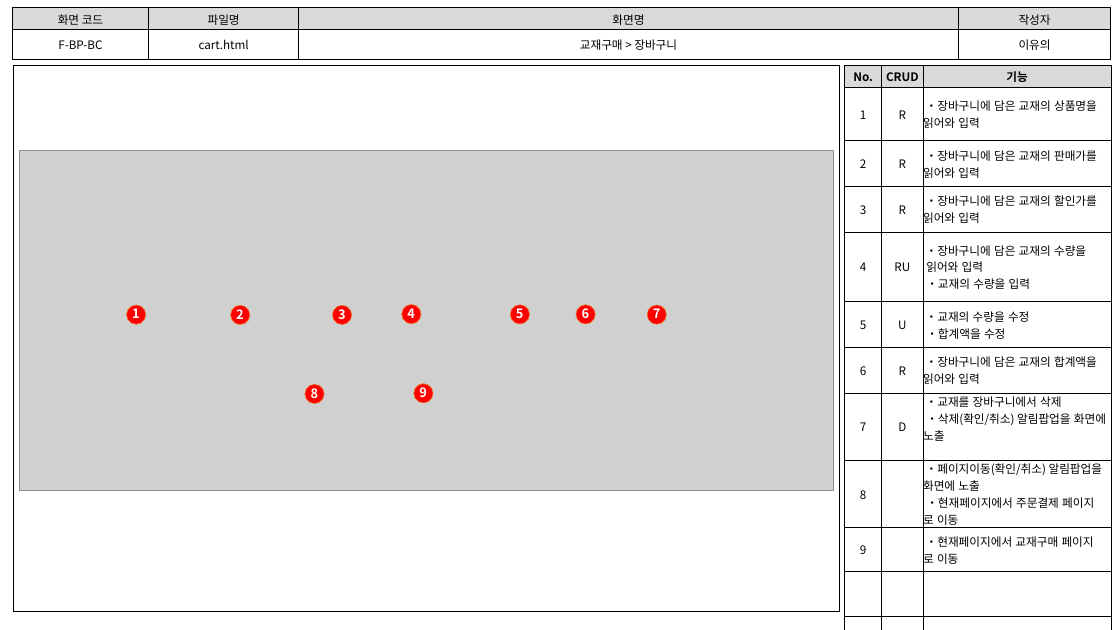
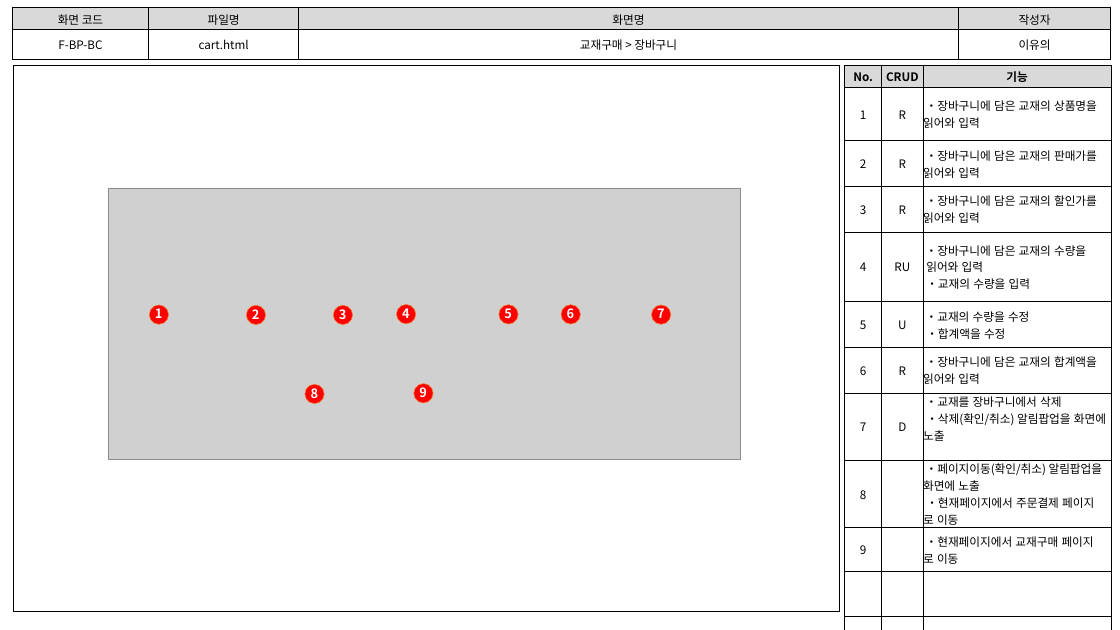
Before and after one commit to index506/cosmo6th_3thGroup, a slide deck: slide 2 of 3rd_Project/Member/Lee/기능,화면,테스트 문서/3th_Project_화면 설계도(이유의).pptx. Drawn at 1120x630 pixels with LibreOffice and Linux fonts; fonts in the diff are those of the drawing; grey boxes stand for pictures. Boxes give left, top, right and bottom in pixels: in the first picture for what was removed or moved away, otherwise in the second. Text is boxed around its words. In the diff, an @@ line names an element or a change of style, - is before the commit and + after.

```diff
--- a/3rd_Project/Member/Lee/기능,화면,테스트 문서/3th_Project_화면 설계도(이유의).pptx
+++ b/3rd_Project/Member/Lee/기능,화면,테스트 문서/3th_Project_화면 설계도(이유의).pptx
@@ picture: place and size @@
-picture at <box>19,150,833,492</box>
+picture at <box>109,188,741,460</box>
@@ text "1": place and size @@
-text "1" at <box>132,305,140,318</box>
+text "1" at <box>155,305,163,318</box>
@@ ellipse: place and size @@
-ellipse at <box>127,305,146,324</box>
+ellipse at <box>150,305,169,324</box>
@@ text "2": place and size @@
-text "2" at <box>236,305,244,319</box>
+text "2" at <box>252,305,260,319</box>
@@ ellipse: place and size @@
-ellipse at <box>231,305,250,324</box>
+ellipse at <box>246,305,266,324</box>
@@ text "4": place and size @@
-text "4" at <box>407,304,415,318</box>
+text "4" at <box>402,304,410,318</box>
@@ ellipse: place and size @@
-ellipse at <box>402,304,421,323</box>
+ellipse at <box>397,304,416,323</box>
@@ text "5" rewrapped from <box>516,305,524,318</box> to <box>504,305,512,323</box> @@
@@ ellipse: place and size @@
-ellipse at <box>510,305,529,324</box>
+ellipse at <box>499,305,518,324</box>
@@ text "6" rewrapped from <box>582,305,590,323</box> to <box>567,305,575,318</box> @@
@@ ellipse: place and size @@
-ellipse at <box>576,305,596,324</box>
+ellipse at <box>561,305,581,324</box>
@@ text "7": place and size @@
-text "7" at <box>653,305,661,318</box>
+text "7" at <box>657,305,665,318</box>
@@ ellipse: place and size @@
-ellipse at <box>647,305,666,324</box>
+ellipse at <box>652,305,671,324</box>
```
Also in this commit, not shown: 1 other slide changed, 4 other files.
